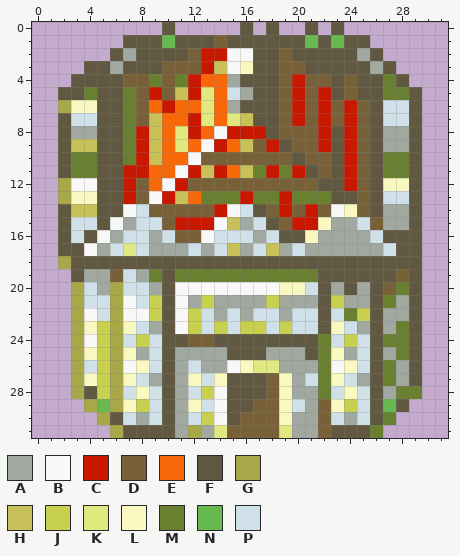
Two versions of one pixel-art sprite, Assets/Resources/cityv2.png. The picture above was drawn from the file before the commit.
The file is 32x32 pixels. Colours within 5 levels of each other are drawn and written as one.
Palette (. is transparent): A #a0a8a0  B #f8f8f8  C #c81800  D #786038  E #f86808  F #605840  G #a8a848  H #c8c058  J #c8d050  K #e0e880  L #f8f8c0  M #688030  N #68b850  P #d0e0e8
The result:
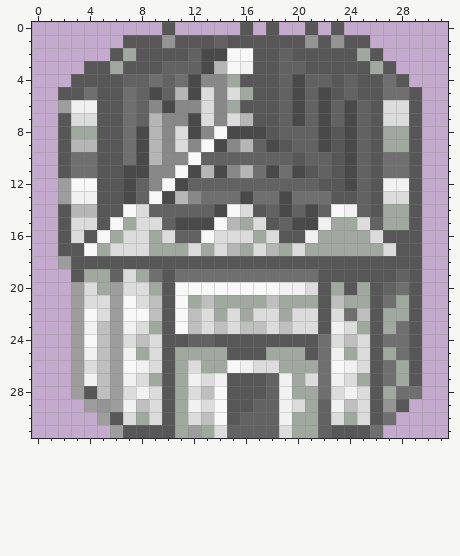
What changed:
colour C: #c81800 -> #494949
colour D: #786038 -> #626262
colour E: #f86808 -> #888888
colour F: #605840 -> #575757
colour G: #a8a848 -> #9d9d9d
colour H: #c8c058 -> #b6b6b6
colour J: #c8d050 -> #bfbfbf
colour L: #f8f8c0 -> #f1f1f1
colour M: #688030 -> #6f6f6f
colour N: #68b850 -> #949494
colour P: #d0e0e8 -> #dcdcdc
y 5..6: x 13 K -> P
y 7: x 13 K -> P; x 15 K -> P
y 8..9: x 11 K -> P
y 17: x 7 K -> P
y 26: x 17..18 KK -> PP
y 31: x 14 K -> P; x 19 K -> P
